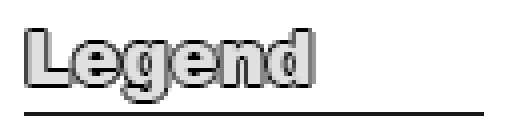
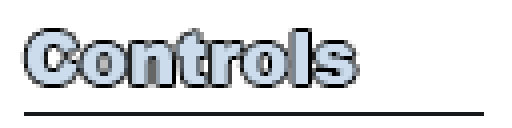
Revision of a layered 512 × 128 image; what changed, layer by layer:
showed "Controls" over (24, 32, 356, 84)
hid "Legend" over (28, 32, 312, 100)
